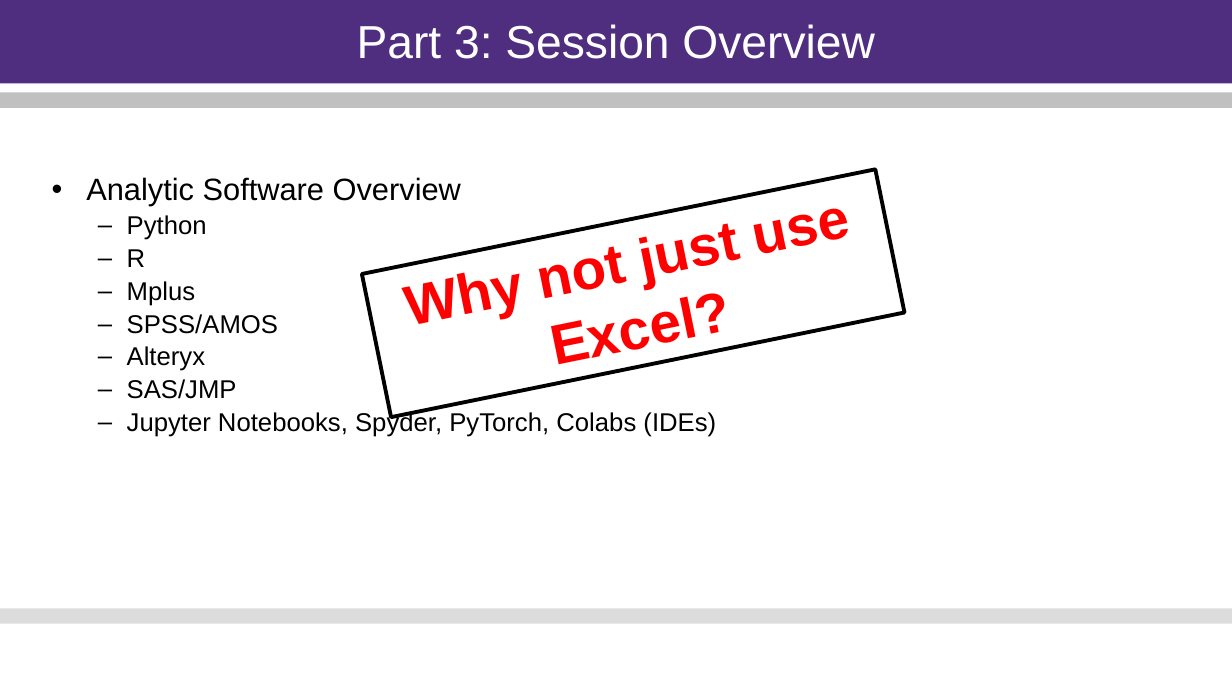
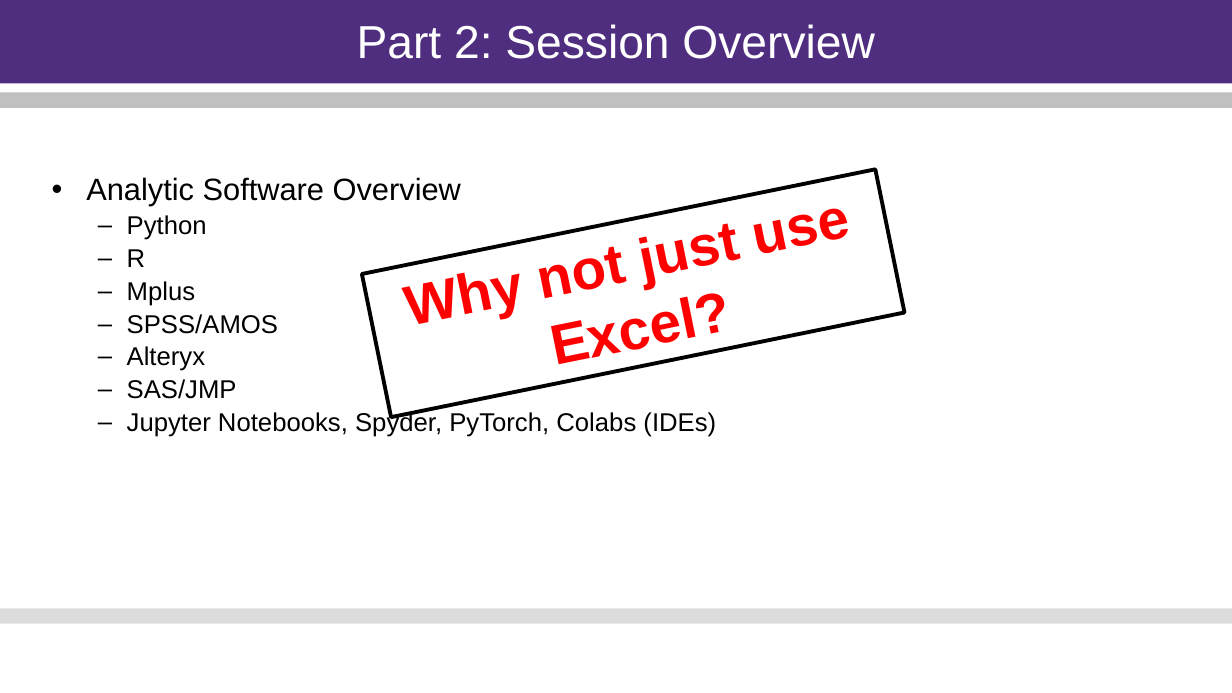
Before and after one commit to justinbkeeler/2023-NAA-Student, a slide deck: slide 13 of 23-0712 - WED - Supervised Machine Learning/23-0712 Supervised Learning.pptx (slide 27 before the commit). Drawn at 1232x693 pixels with LibreOffice and Linux fonts; fonts in the diff are those of the drawing. Boxes give left, top, right and bottom in pixels: in the first picture for what was removed or moved away, otherwise in the second. Text is boxed around its words. In the diff, an @@ line names an element or a change of style, - is before the commit and + after.

```diff
--- a/23-0712 - WED - Supervised Machine Learning/23-0712 Supervised Learning.pptx
+++ b/23-0712 - WED - Supervised Machine Learning/23-0712 Supervised Learning.pptx
@@ title at (357,24,874,59): text changed @@
-Part 3: Session Overview
+Part 2: Session Overview
```
Also in this commit, not shown: 3 other slides changed, 14 slides removed, 3 other files.
